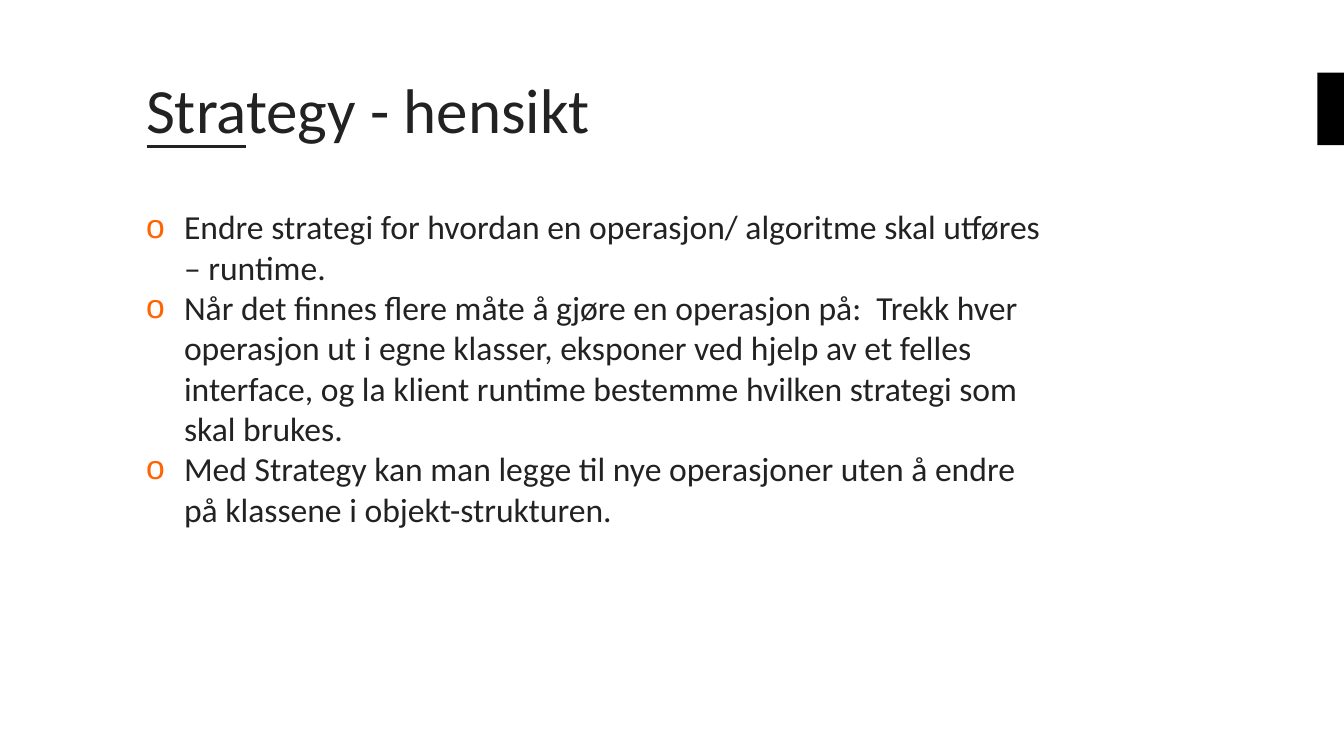
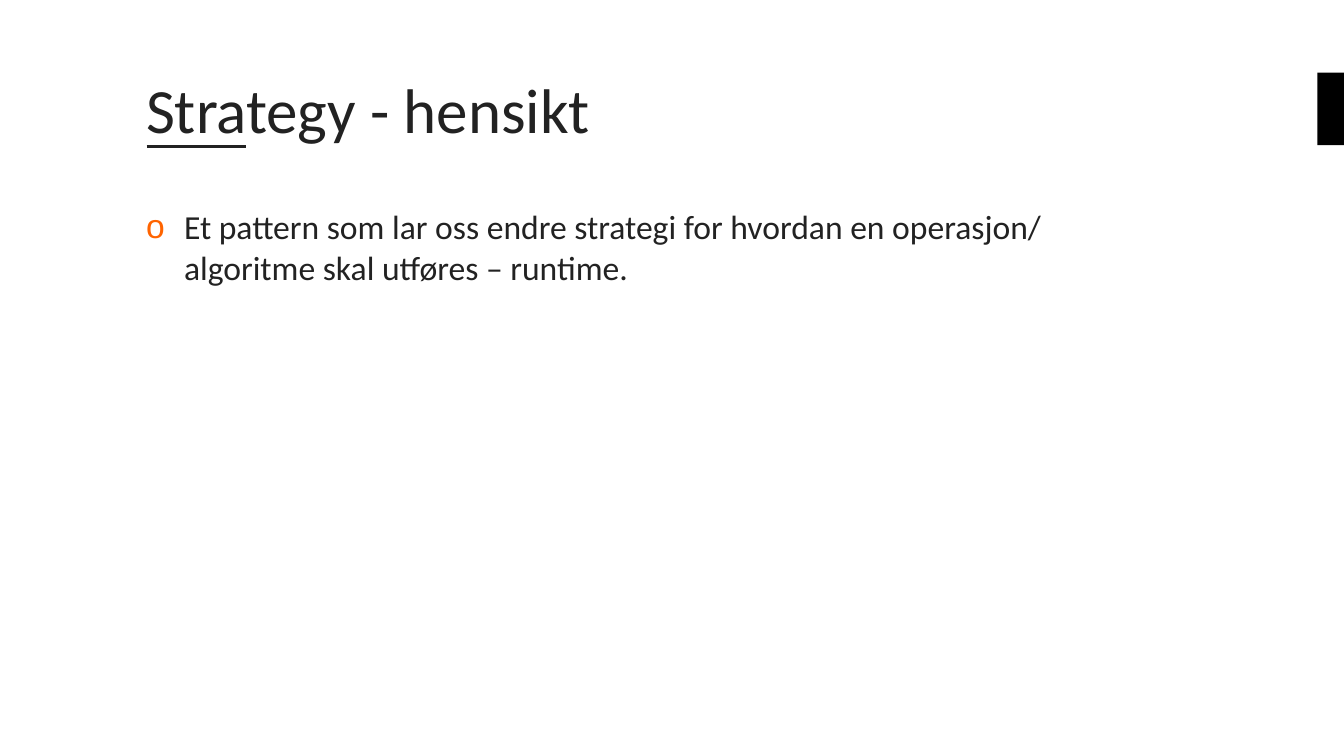
Before and after one commit to bouvet/VisitorAndStrategyPattern, a slide deck: slide 7 of Presentasjon.pptx. Drawn at 1344x756 pixels with LibreOffice and Linux fonts; fonts in the diff are those of the drawing; background and template pictures are left out. Boxes give left, top, right and bottom in pixels: in the first picture for what was removed or moved away, otherwise in the second. Text is boxed around its words. In the diff, an @@ line names an element or a change of style, - is before the commit and + after.

Commit message:
Har lagt inn Strategy i presentasjon

```diff
--- a/Presentasjon.pptx
+++ b/Presentasjon.pptx
@@ text at (184,215,1041,286): text changed @@
-o Endre strategi for hvordan en operasjon/ algoritme skal utføres – runtime.
-o Når det finnes flere måte å gjøre en operasjon på: Trekk hver operasjon ut i egne klasser, eksponer ved hjelp av et felles interface, og la klient runtime bestemme hvilken strategi som skal brukes.
-o Med Strategy kan man legge til nye operasjoner uten å endre på klassene i objekt-strukturen.
+o Et pattern som lar oss endre strategi for hvordan en operasjon/ algoritme skal utføres – runtime.
```
Also in this commit, not shown: 4 other slides changed, 4 slides added, 1 slide removed.
